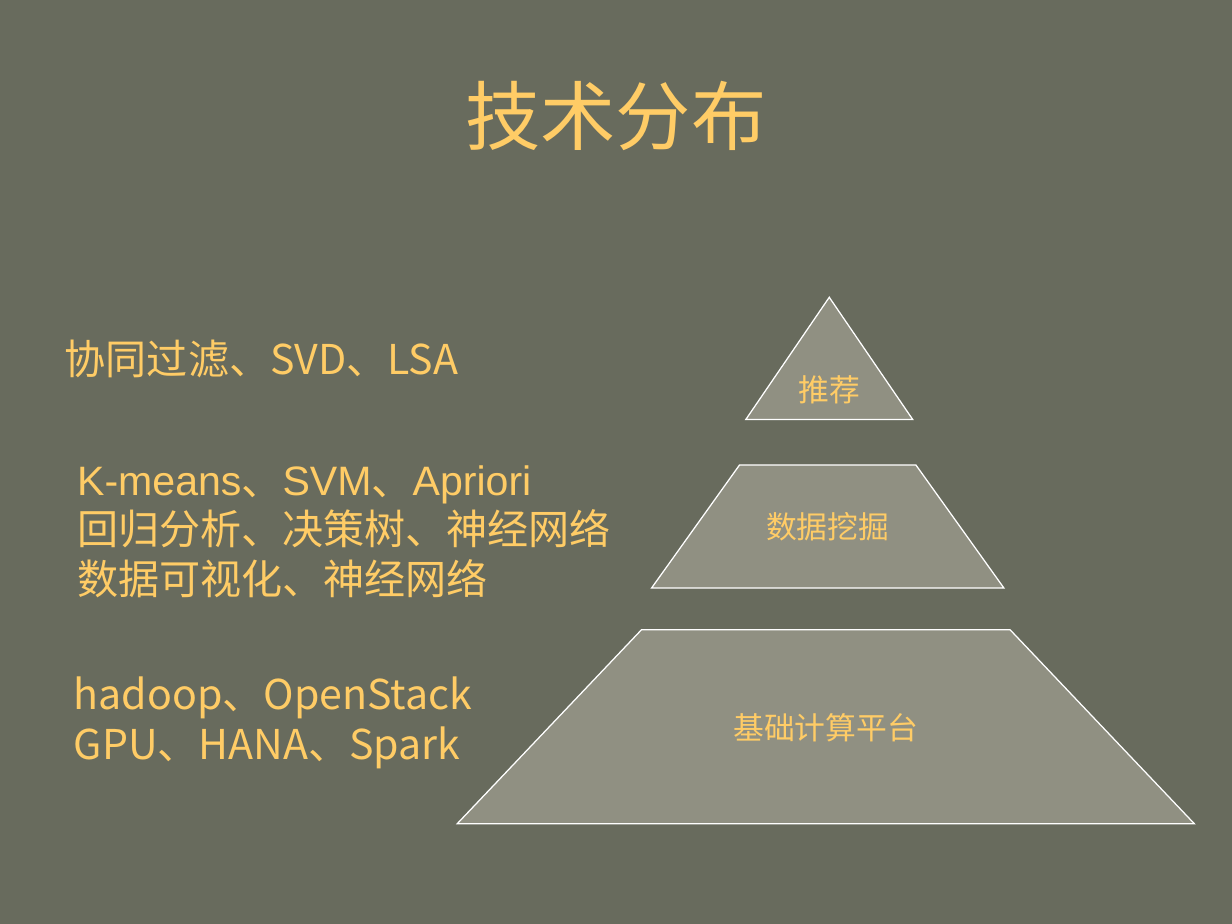
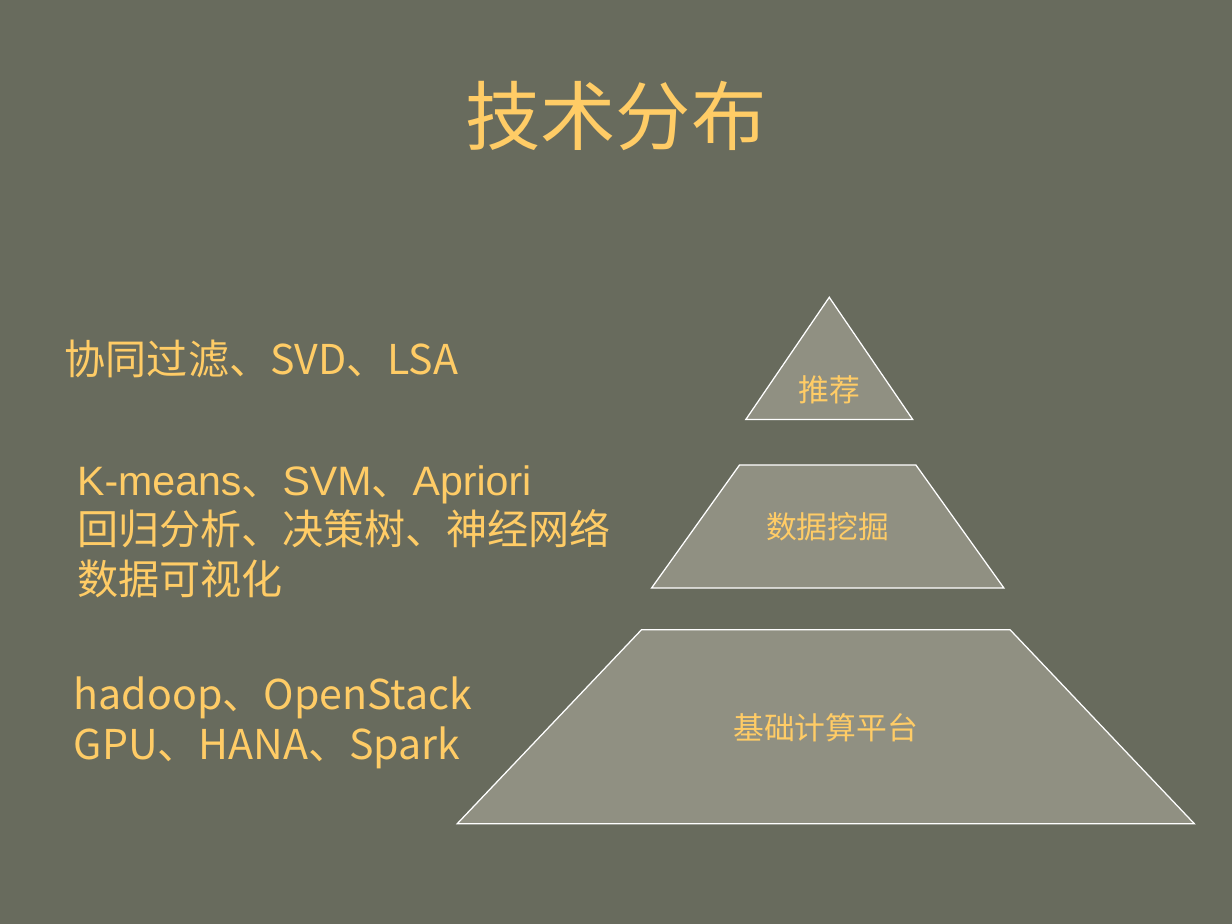
Before and after one commit to mahengyang/code, a slide deck: slide 35 of puffin/个性化推荐.ppt. Drawn at 1232x924 pixels with LibreOffice and Linux fonts; fonts in the diff are those of the drawing. Boxes give left, top, right and bottom in pixels: in the first picture for what was removed or moved away, otherwise in the second. Text is boxed around its words. In the diff, an @@ line names an element or a change of style, - is before the commit and + after.

```diff
--- a/puffin/个性化推荐.ppt
+++ b/puffin/个性化推荐.ppt
@@ text at bbox=[77, 559, 282, 598]: text changed @@
-数据可视化、神经网络
+数据可视化
```
Also in this commit, not shown: 3 other slides changed, 2 other files.
